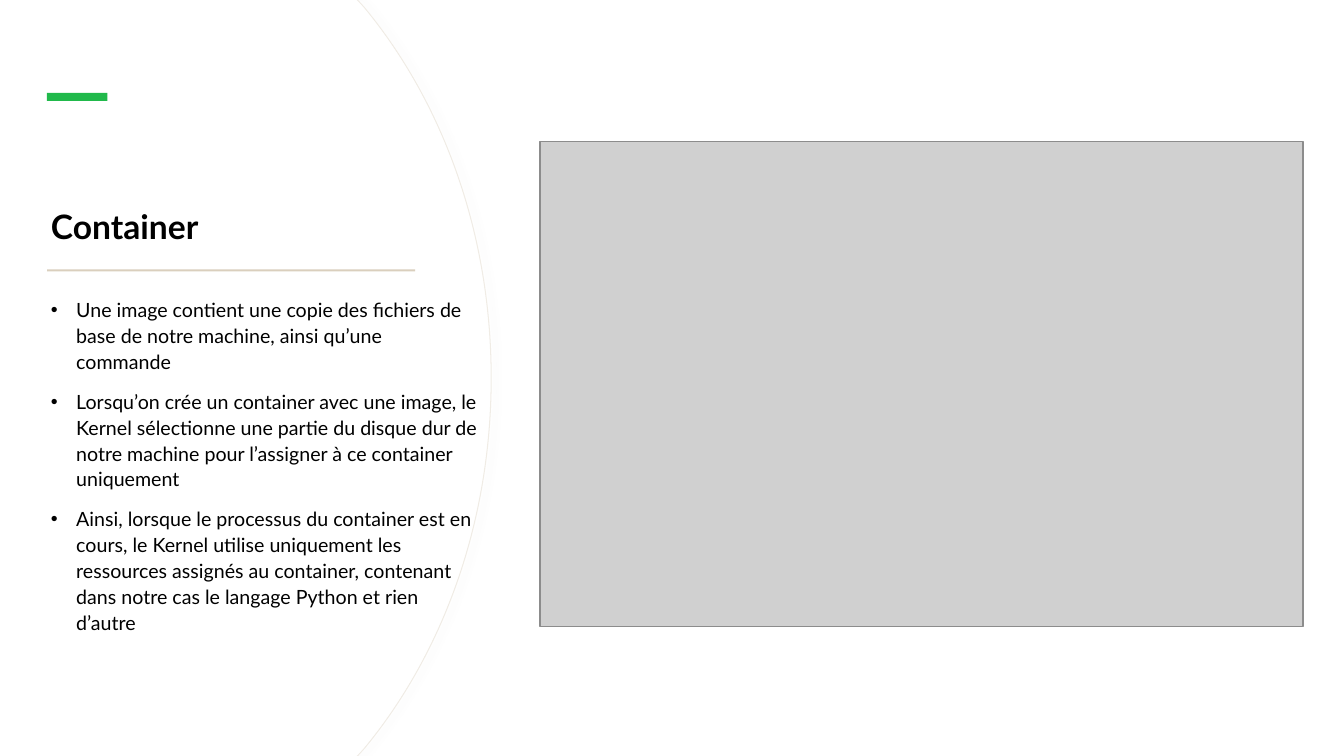
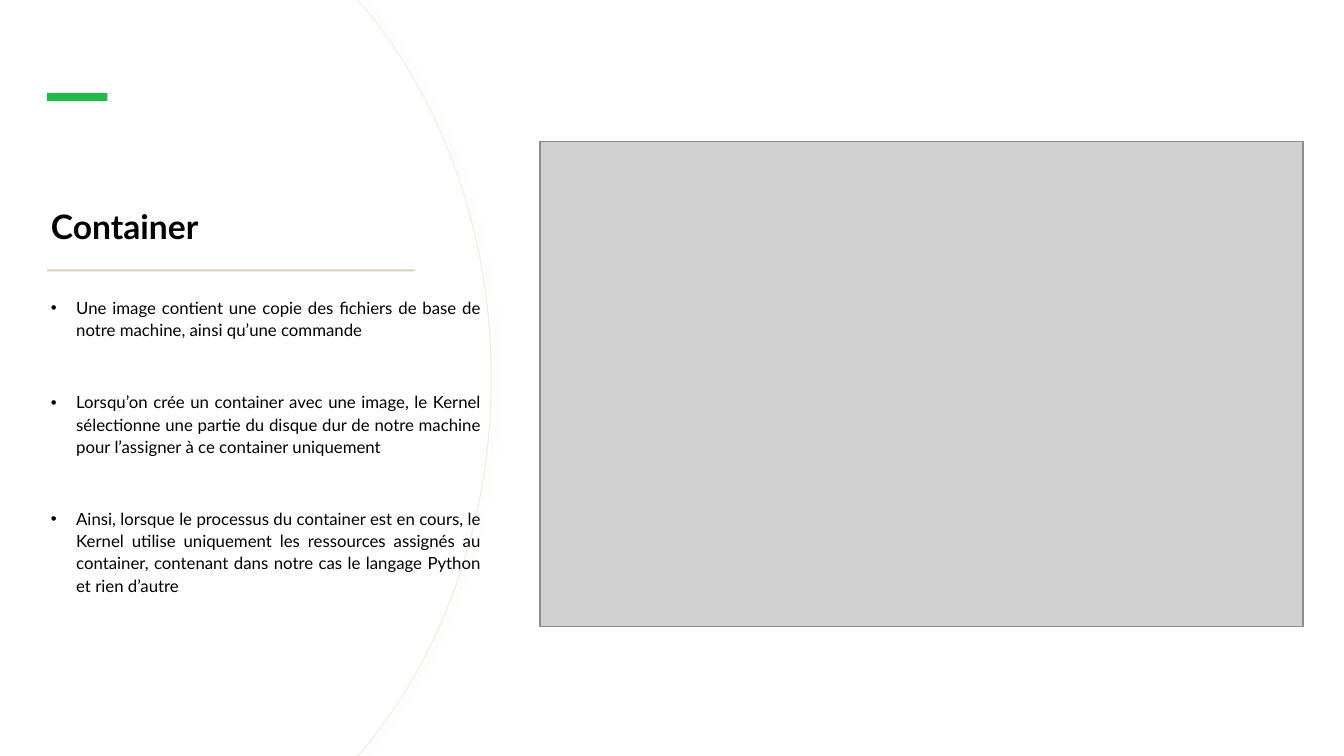
Before and after one commit to IPSSIASIDEV2/Jedy-DockerKubernetes-Formation, a slide deck: slide 13 of Cours/Cours.pptx. Drawn at 1344x756 pixels with LibreOffice and Linux fonts; fonts in the diff are those of the drawing; grey boxes stand for pictures. Boxes give left, top, right and bottom in pixels: in the first picture for what was removed or moved away, otherwise in the second. Text is boxed around its words. In the diff, an @@ line names an element or a change of style, - is before the commit and + after.

```diff
--- a/Cours/Cours.pptx
+++ b/Cours/Cours.pptx
@@ text "Une image contient une copie ..." at (x1=76, y1=301, x2=481, y2=592): size 14 to 12 pt; alignment left to justified @@
```
Also in this commit, not shown: 7 other slides changed, 1 slide added.
